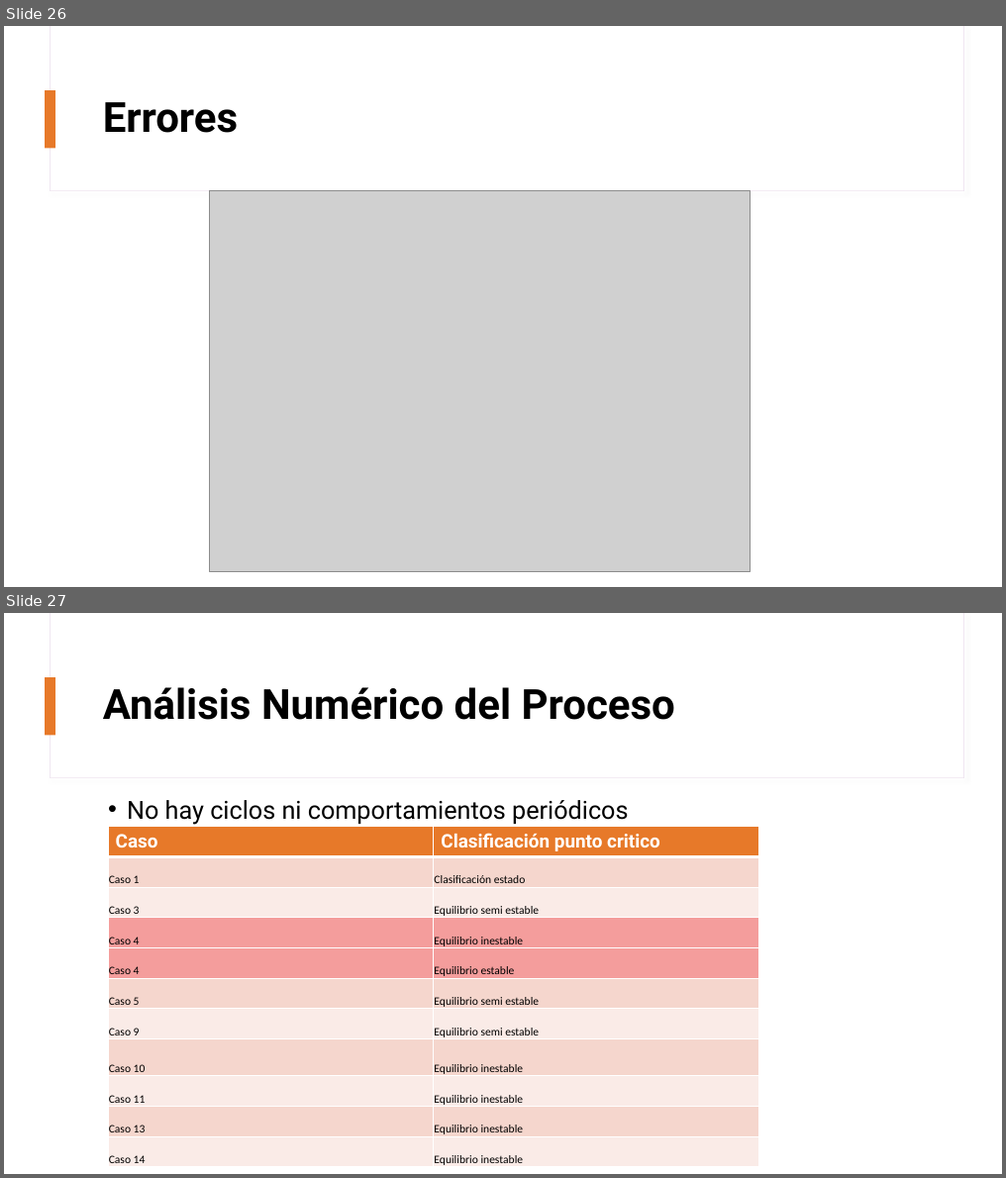
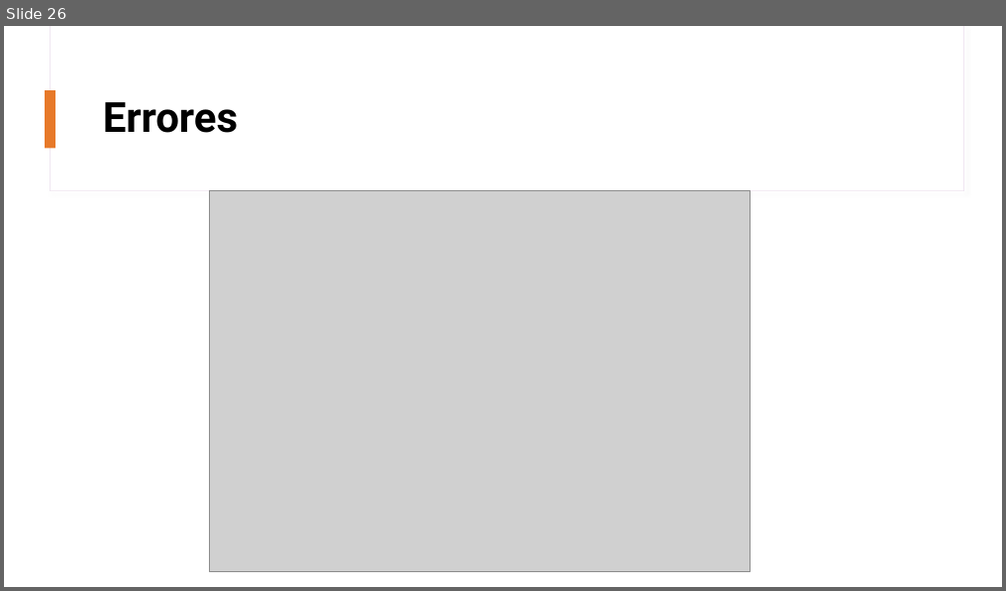
Before and after one commit to Reshi01/DanielHernandezGarcia-AnalisisNumerico, a slide deck: Proyecto/Proyecto Analisis Numerico.pptx. Shown one above the other, each under a label of ours: slides 26 and 27 before the commit, slide 26 after it. The pictures are 1006x1178 and 1006x591 pixels, drawn with LibreOffice and Linux fonts; fonts in the diff are those of the drawing; grey boxes stand for pictures. Boxes give left, top, right and bottom in pixels: in the first picture for what was removed or moved away, otherwise in the second. Text is boxed around its words. In the diff, an @@ line names an element or a change of style, - is before the commit and + after.

```diff
--- a/Proyecto/Proyecto Analisis Numerico.pptx
+++ b/Proyecto/Proyecto Analisis Numerico.pptx
@@ slide 27 removed at [4,613,1002,1174], background #FFFFFF; not listed: 3 template elements that a slide beside it also shows @@
@@ title removed at [103,687,675,720] @@
-Análisis Numérico del Proceso
@@ text removed at [127,800,628,825] @@
-• No hay ciclos ni comportamientos periódicos
@@ table removed at [108,827,759,1169], 11 rows, 2 columns @@
-Caso | Clasificación punto critico
-Caso 1 | Clasificación estado
-Caso 3 | Equilibrio semi estable
-Caso 4 | Equilibrio inestable
-Caso 4 | Equilibrio estable
-Caso 5 | Equilibrio semi estable
-Caso 9 | Equilibrio semi estable
-Caso 10 | Equilibrio inestable
-Caso 11 | Equilibrio inestable
-Caso 13 | Equilibrio inestable
-Caso 14 | Equilibrio inestable
```
Also in this commit, not shown: 1 slide changed, 2 other files.
